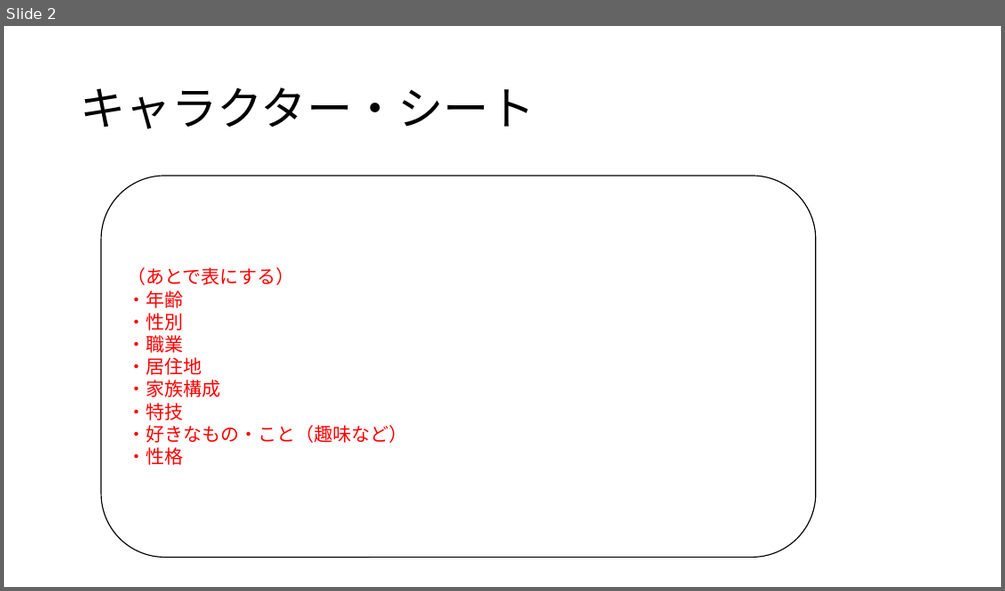
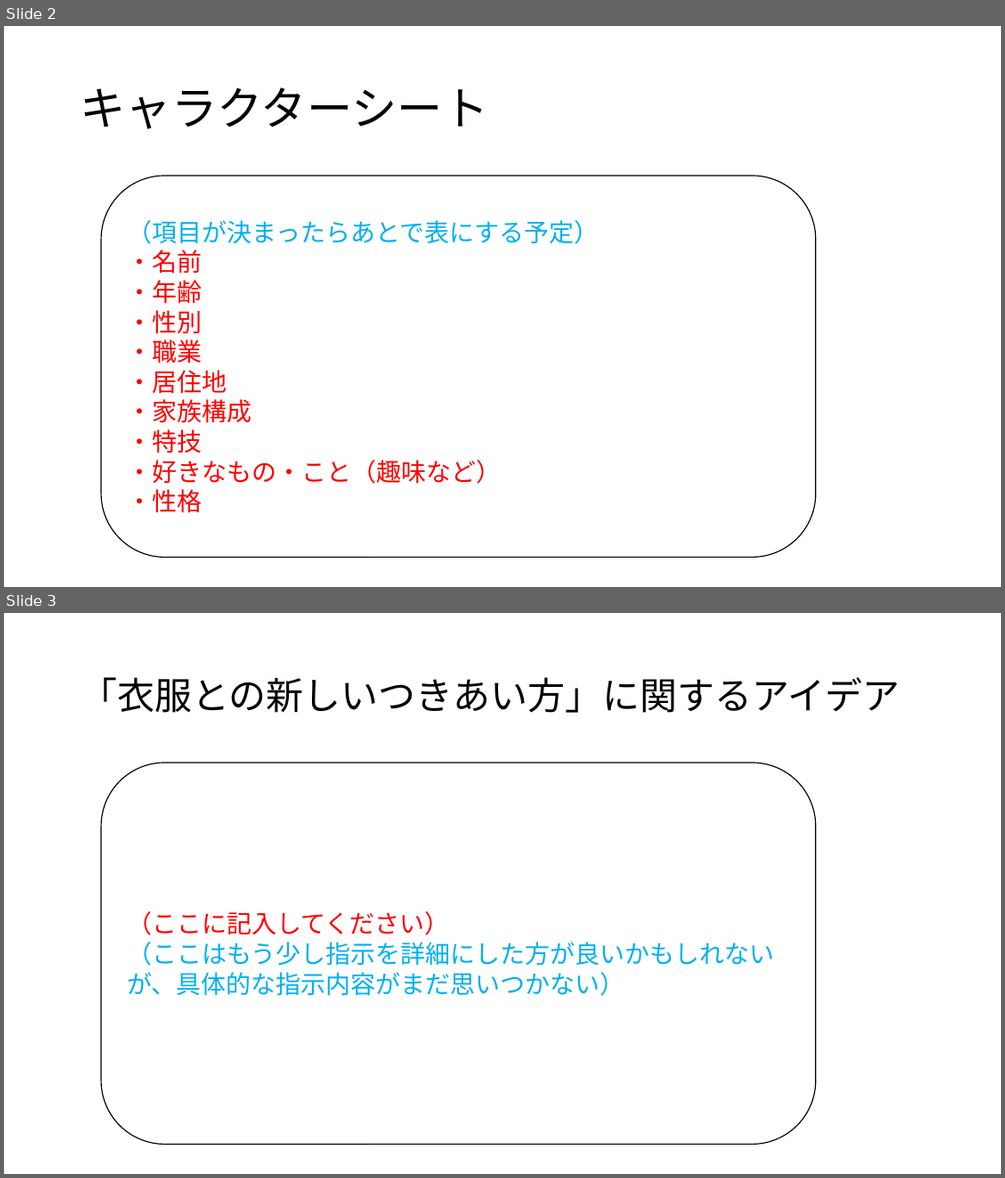
Before and after one commit to oyamadashin/remote, a slide deck: ゲーミングに使うあれこれ/プレイヤーへの指示/E_物語作成用の様式.pptx. Shown one above the other, each under a label of ours: slide 2 before the commit, slides 2 and 3 after it. The pictures are 1005x591 and 1005x1178 pixels, drawn with LibreOffice and Linux fonts; fonts in the diff are those of the drawing. Boxes give left, top, right and bottom in pixels: in the first picture for what was removed or moved away, otherwise in the second. Text is boxed around its words. In the diff, an @@ line names an element or a change of style, - is before the commit and + after.

```diff
--- a/ゲーミングに使うあれこれ/プレイヤーへの指示/E_物語作成用の様式.pptx
+++ b/ゲーミングに使うあれこれ/プレイヤーへの指示/E_物語作成用の様式.pptx
@@ slide 3 added at bbox=[4, 613, 1001, 1174], background #FFFFFF @@
@@ title added at bbox=[80, 677, 899, 713], 36 pt, text #000000 @@
+「衣服との新しいつきあい方」に関するアイデア
@@ rounded rectangle added at bbox=[101, 763, 816, 1144], outline #000000 1 pt, 24 pt, text #00B0F0 @@
+（ここに記入してください）
+（ここはもう少し指示を詳細にした方が良いかもしれないが、具体的な指示内容がまだ思いつかない）
@@ slide 2 changed as well @@
@@ title at bbox=[80, 87, 488, 129]: text changed @@
-キャラクター・シート
+キャラクターシート
@@ text in rounded rectangle at bbox=[127, 220, 599, 273]: text changed; size 18 to 24 pt; text colour #FF0000 to #00B0F0 @@
-（あとで表にする）
+（項目が決まったらあとで表にする予定）
+・名前
@@ text in rounded rectangle at bbox=[127, 280, 501, 513]: size 18 to 24 pt in "・年齢", "・性別", "・職業", "・居住地" and 4 more places @@
```
Also in this commit, not shown: 2 other slides changed, 6 other files.
